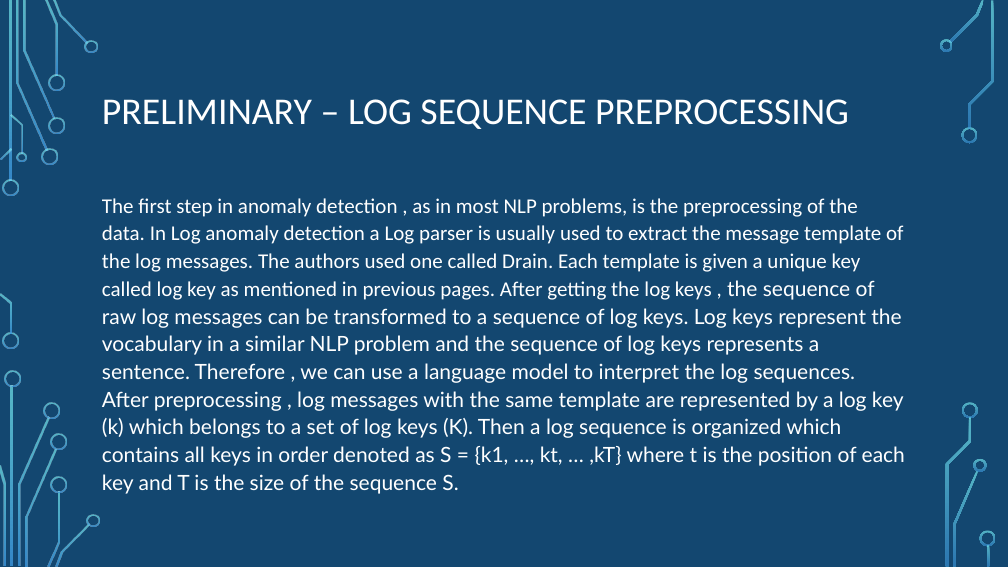
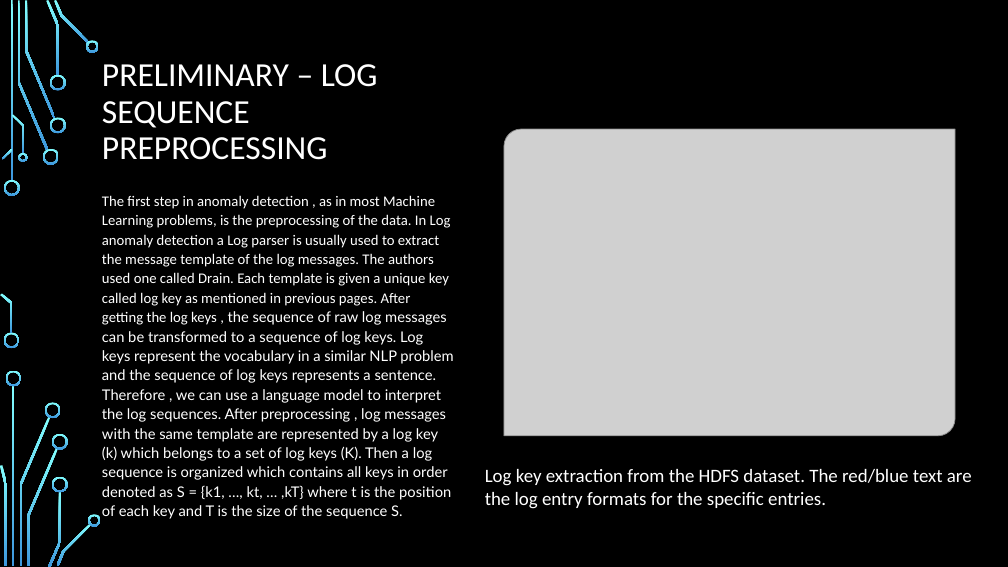
Before and after one commit to JimTsiob/Recommendation-System, a slide deck: slide 5 of paper/LogGPT.pptx. Drawn at 1008x567 pixels with LibreOffice and Linux fonts; fonts in the diff are those of the drawing; grey boxes stand for pictures; background and template pictures are left out. Boxes give left, top, right and bottom in pixels: in the first picture for what was removed or moved away, otherwise in the second. Text is boxed around its words. In the diff, an @@ line names an element or a change of style, - is before the commit and + after.

```diff
--- a/paper/LogGPT.pptx
+++ b/paper/LogGPT.pptx
@@ rectangle at <box>0,0,1008,567</box>: fill #134770 to #000000 @@
@@ title "PRELIMINARY – LOG SEQUENCE PREPROCESSING" at <box>102,64,378,160</box>: size 36 to 32 pt @@
@@ picture added at <box>504,129,956,436</box> @@
@@ text at <box>102,195,453,519</box>: text changed; size 20 to 14 pt @@
-The first step in anomaly detection , as in most NLP problems, is the preprocessing of the data. In Log anomaly detection a Log parser is usually used to extract the message template of the log messages. The authors used one called Drain. Each template is given a unique key called log key as mentioned in previous pages. After getting the log keys , the sequence of raw log messages can be transformed to a sequence of log keys. Log keys represent the vocabulary in a similar NLP problem and the sequence of log keys represents a sentence. Therefore , we can use a language model to interpret the log sequences. After preprocessing , log messages with the same template are represented by a log key (k) which belongs to a set of log keys (K). Then a log sequence is organized which contains all keys in order denoted as S = {k1, …, kt, … ,kT} where t is the position of each key and T is the size of the sequence S.
+The first step in anomaly detection , as in most Machine Learning problems, is the preprocessing of the data. In Log anomaly detection a Log parser is usually used to extract the message template of the log messages. The authors used one called Drain. Each template is given a unique key called log key as mentioned in previous pages. After getting the log keys , the sequence of raw log messages can be transformed to a sequence of log keys. Log keys represent the vocabulary in a similar NLP problem and the sequence of log keys represents a sentence. Therefore , we can use a language model to interpret the log sequences. After preprocessing , log messages with the same template are represented by a log key (k) which belongs to a set of log keys (K). Then a log sequence is organized which contains all keys in order denoted as S = {k1, …, kt, … ,kT} where t is the position of each key and T is the size of the sequence S.
@@ outline redrawn in 24 elements at <box>4,180,20,196</box>, <box>17,1,48,150</box>, <box>46,0,59,76</box>, <box>85,40,99,52</box>, <box>5,371,21,386</box>, <box>45,402,60,418</box>, <box>26,448,57,566</box>, <box>88,514,101,526</box>, <box>43,149,59,165</box>, <box>25,1,55,119</box>, <box>50,117,66,133</box>, <box>50,75,66,91</box>, <box>54,0,89,44</box>, <box>2,149,13,160</box>, <box>12,114,24,154</box>, <box>0,465,7,566</box>, <box>48,492,61,567</box>, <box>52,434,68,450</box>, <box>52,476,68,492</box>, <box>57,523,91,566</box>, <box>4,333,20,349</box>, <box>1,293,13,333</box>, <box>18,153,27,162</box>, <box>20,417,50,566</box> @@
@@ text added at <box>485,469,972,509</box>, 18 pt, text #FFFFFF @@
+Log key extraction from the HDFS dataset. The red/blue text are the log entry formats for the specific entries.
@@ group removed at <box>940,0,996,566</box>: 9 freeform shapes, 1 rectangle @@
```
Also in this commit, not shown: 2 other slides changed, 1 slide added, 1 other file.
